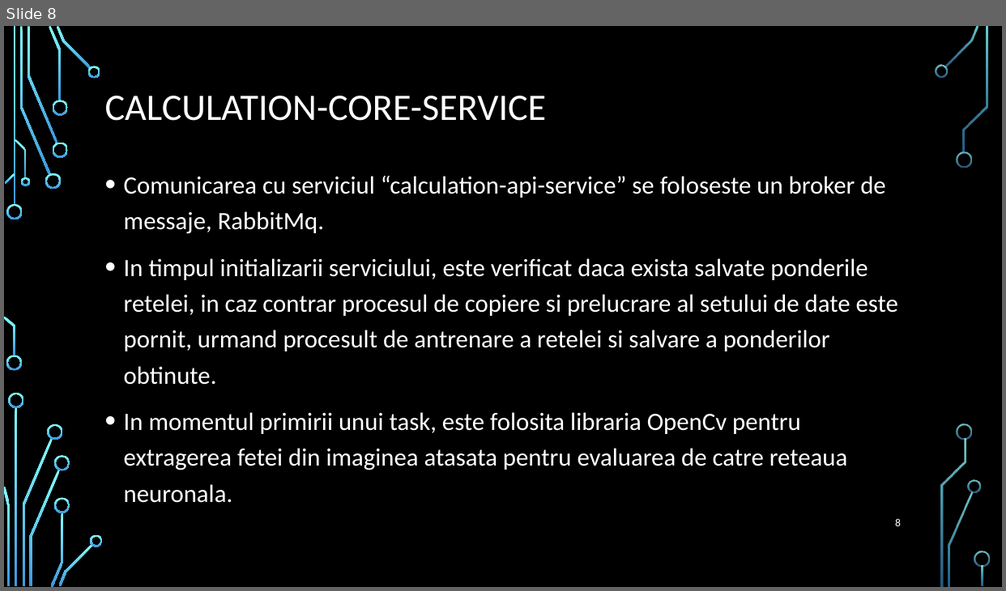
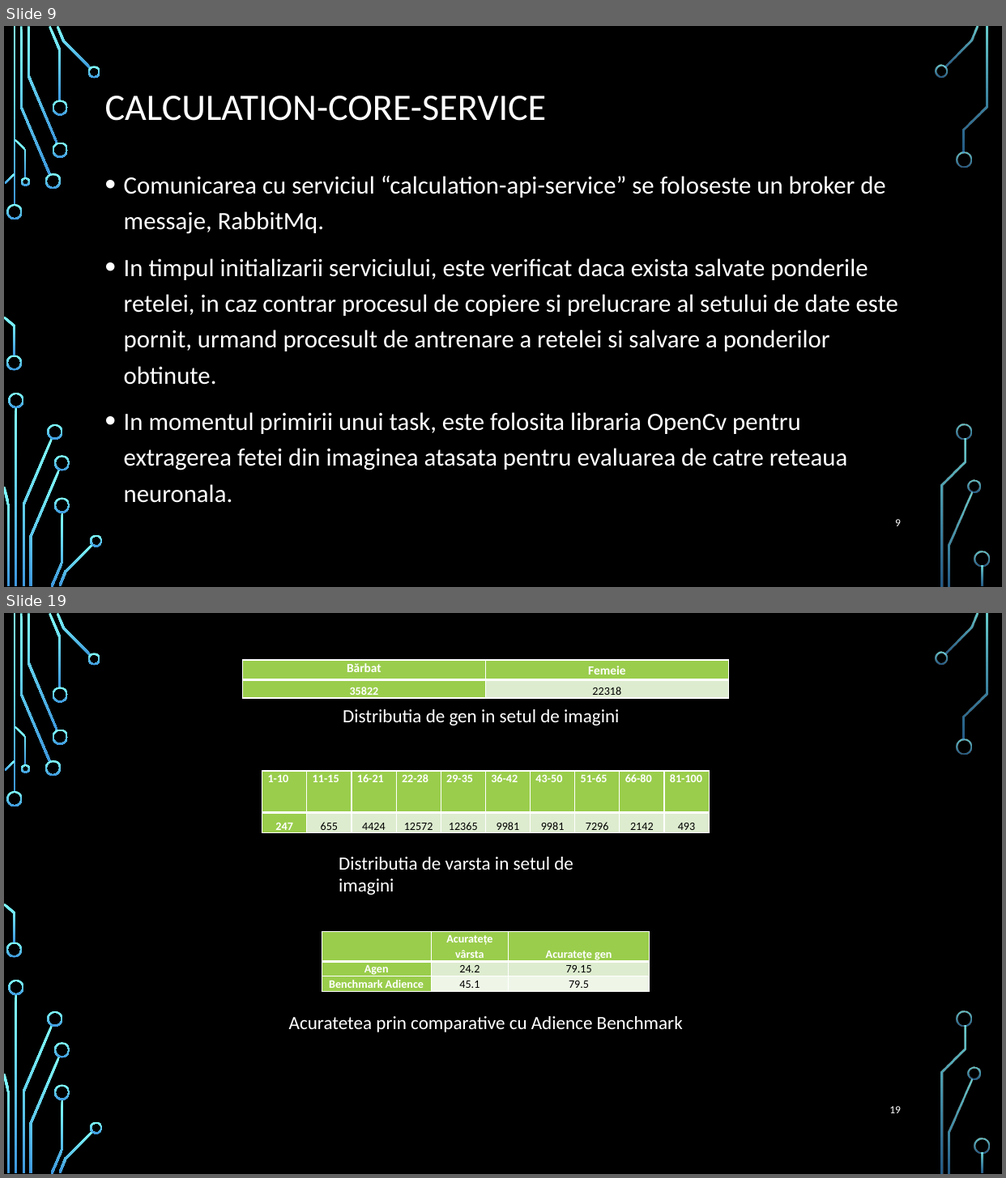
Before and after one commit to cristi-dorneanu/Agen, a slide deck: Licenta2018DorneanuCristian/AGEN.pptx. Shown one above the other, each under a label of ours: slide 8 before the commit, slides 9 and 19 after it; the slides between them are not shown. The pictures are 1006x591 and 1006x1178 pixels, drawn with LibreOffice and Linux fonts; fonts in the diff are those of the drawing; background and template pictures are left out. Boxes give left, top, right and bottom in pixels: in the first picture for what was removed or moved away, otherwise in the second. Text is boxed around its words. In the diff, an @@ line names an element or a change of style, - is before the commit and + after.

```diff
--- a/Licenta2018DorneanuCristian/AGEN.pptx
+++ b/Licenta2018DorneanuCristian/AGEN.pptx
@@ slide 19 added at [4,613,1002,1174], background picture (left out); not listed: 36 template elements that a slide beside it also shows @@
@@ table added at [243,660,730,701], 2 rows, 2 columns @@
+Bărbat | Femeie
+35822 | 22318
@@ text added at [343,709,619,726], 18 pt, text #FFFFFF @@
+Distributia de gen in setul de imagini
@@ table added at [262,771,711,837], 2 rows, 10 columns @@
+1-10 | 11-15 | 16-21 | 22-28 | 29-35 | 36-42 | 43-50 | 51-65 | 66-80 | 81-100
+247 | 655 | 4424 | 12572 | 12365 | 9981 | 9981 | 7296 | 2142 | 493
@@ text added at [339,857,573,895], 18 pt, text #FFFFFF @@
+Distributia de varsta in setul de imagini
@@ table added at [322,932,650,991], 3 rows, 3 columns @@
+ | Acuratețe vârsta | Acuratețe gen
+Agen | 24.2 | 79.15
+Benchmark Adience | 45.1 | 79.5
@@ text added at [289,1016,683,1033], 18 pt, text #FFFFFF @@
+Acuratetea prin comparative cu Adience Benchmark
@@ page number added at [889,1106,901,1114], 10.5 pt, text #FFFFFF @@
+19
@@ what was slide 8 is now slide 9 @@
@@ page number at [895,519,901,527]: text changed @@
-8
+9
```
Also in this commit, not shown: 4 slides changed, 10 other slides added, 7 slides removed, 2 other files.
